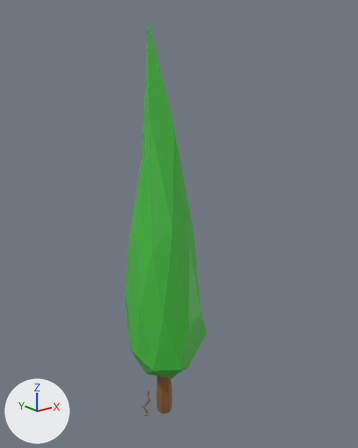
Two versions of the FBX model Exports/Tree/Tree_00.fbx, one commit apart.
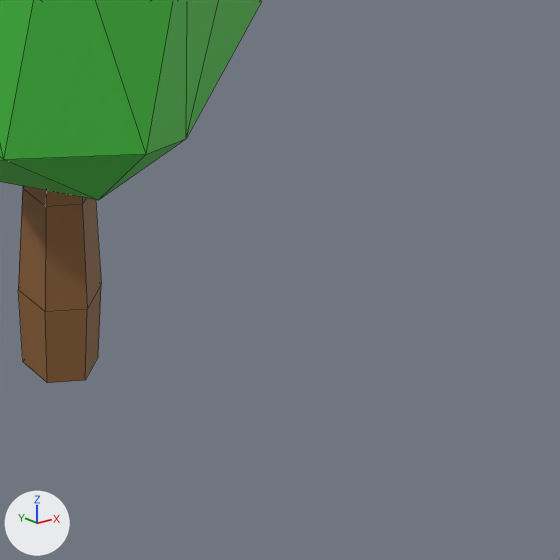
There are two pictures of each version: one whole from a camera (50 mm lens) standing at (-1.805, -2.425, 2.341) and looking at (0.107, -0.036, 1.385), one close up on the part from 43% to 73% of the width and 76% to 100% of the height. Arrows for +X, +Y and +Z are at lower left; the lights stay in place. The close-ups show mesh edges as thin lines.

Objects in the first close-up: 'Tree_00'.
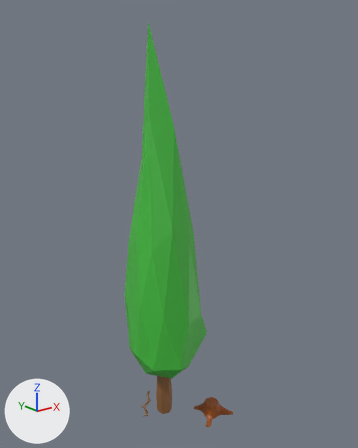
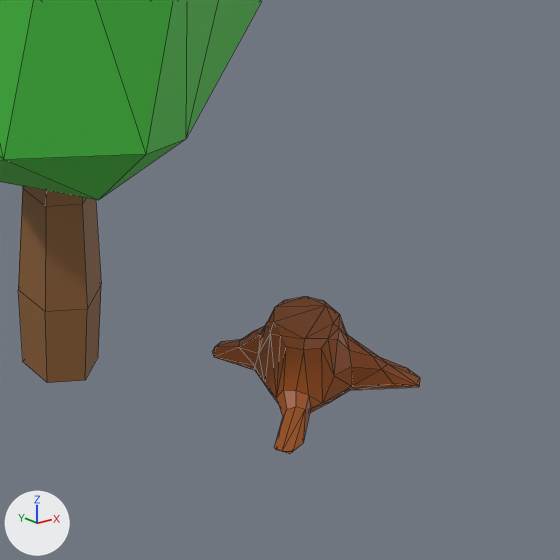
Changed parts and their boxes (x1, y1, x2, y2) in the close-ups (560 x 560 px):
'Tree_00', reshaped
    before: (0, 0, 262, 383)
    after: (0, 0, 420, 454)
part 1 of me_cylinder_001, added (brown)
    after: (212, 296, 420, 454)

Diff of the bpy script that builds the scene:
```diff
--- a/Exports/Tree/Tree_00.fbx.py
+++ b/Exports/Tree/Tree_00.fbx.py
@@ mat_material_001 @@
+mat_material_001 = principled_material('Material.001')
+mat_material_001.base_color = (0.319, 0.0761, 0.00689)  # brown #994e14
@@ me_cylinder_001 @@
 # used by ob_tree_00; location = (0.0, 0.0, 0.0)
-me_cylinder_001.from_pydata(...)  # 183 vertices, 212 faces; spans x -0.25..0.26, y -0.29..0.29, z 0.0..2.6
+me_cylinder_001.from_pydata(...)  # 284 vertices, 384 faces; spans x -0.25..0.37, y -0.35..0.29, z -0.01..2.6
+# me_cylinder_001 part 1: a new loose piece of 101 vertices spanning x 0.11..0.37, y -0.35..-0.11, z -0.01..0.11, in mat_material_001 (brown #994e14)
 me_cylinder_001.materials.append(mat_stamm)
 me_cylinder_001.materials.append(mat_grün)
+me_cylinder_001.materials.append(mat_material_001)  # brown #994e14
```
